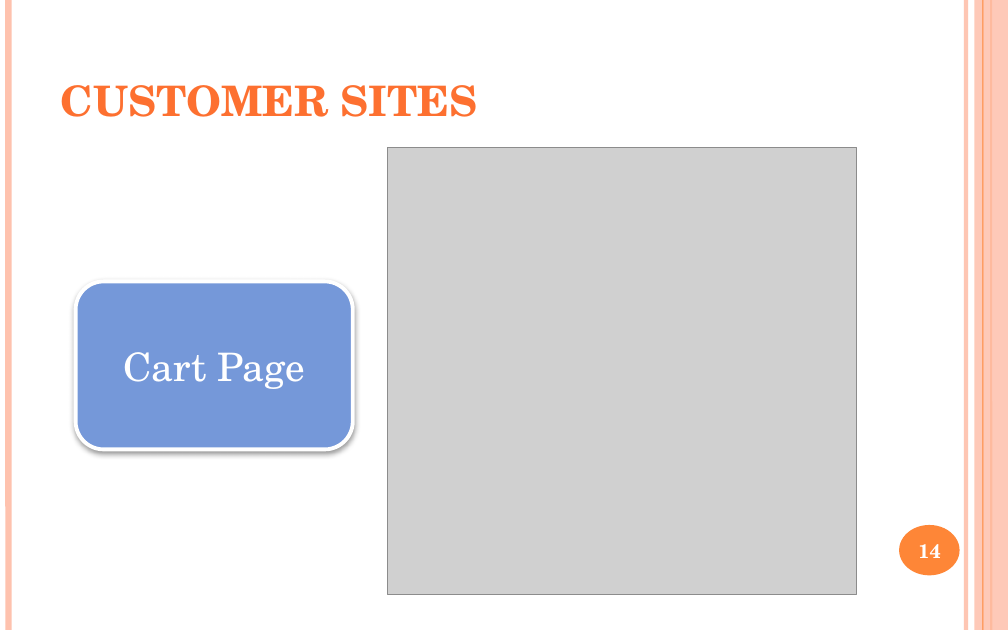
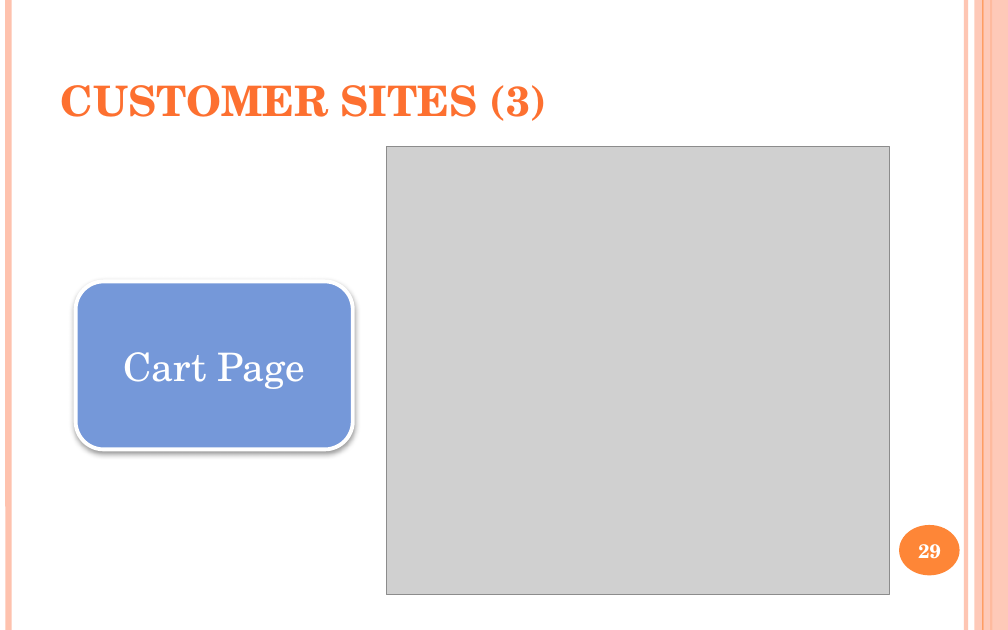
Before and after one commit to yutovsjohan/final_project, a slide deck: slide 29 of document_final/final_project.pptx (slide 14 before the commit). Drawn at 1008x630 pixels with LibreOffice and Linux fonts; fonts in the diff are those of the drawing; grey boxes stand for pictures. Boxes give left, top, right and bottom in pixels: in the first picture for what was removed or moved away, otherwise in the second. Text is boxed around its words. In the diff, an @@ line names an element or a change of style, - is before the commit and + after.

```diff
--- a/document_final/final_project.pptx
+++ b/document_final/final_project.pptx
@@ title at box(60, 85, 547, 121): text changed @@
-CUSTOMER SITES
+CUSTOMER SITES (3)
@@ picture: place and size @@
-picture at box(387, 147, 857, 595)
+picture at box(386, 147, 889, 595)
@@ page number at box(918, 544, 941, 559): text changed @@
-14
+29
```
Also in this commit, not shown: 13 other slides changed, 18 slides added, 41 other files.
